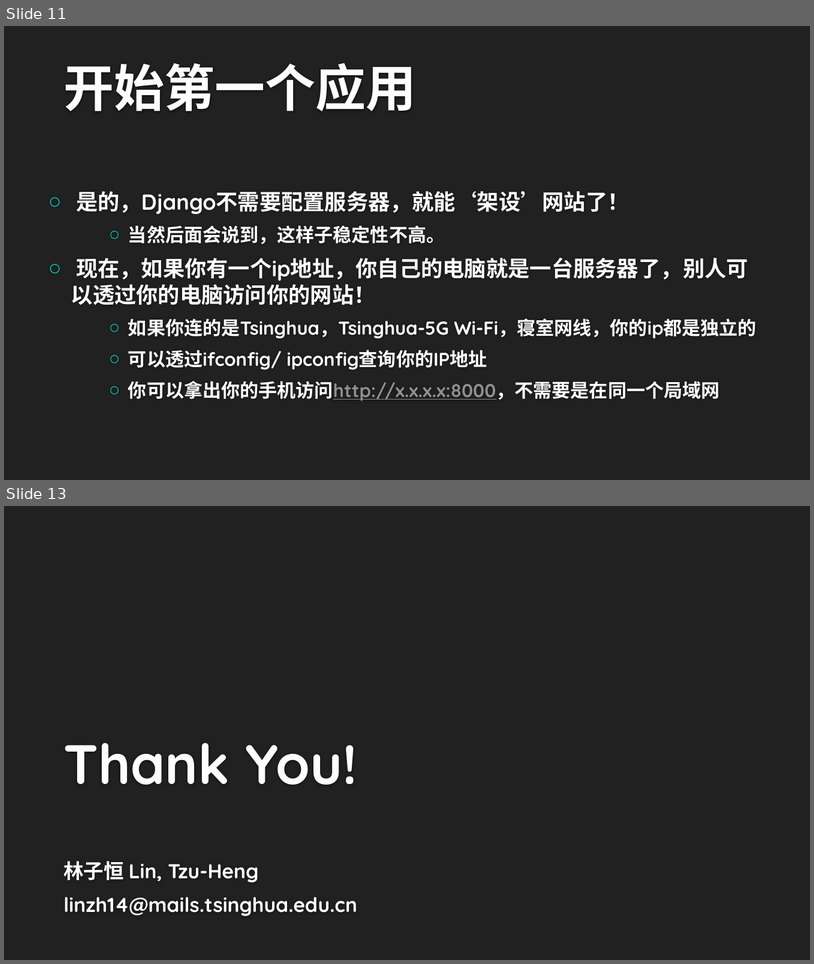
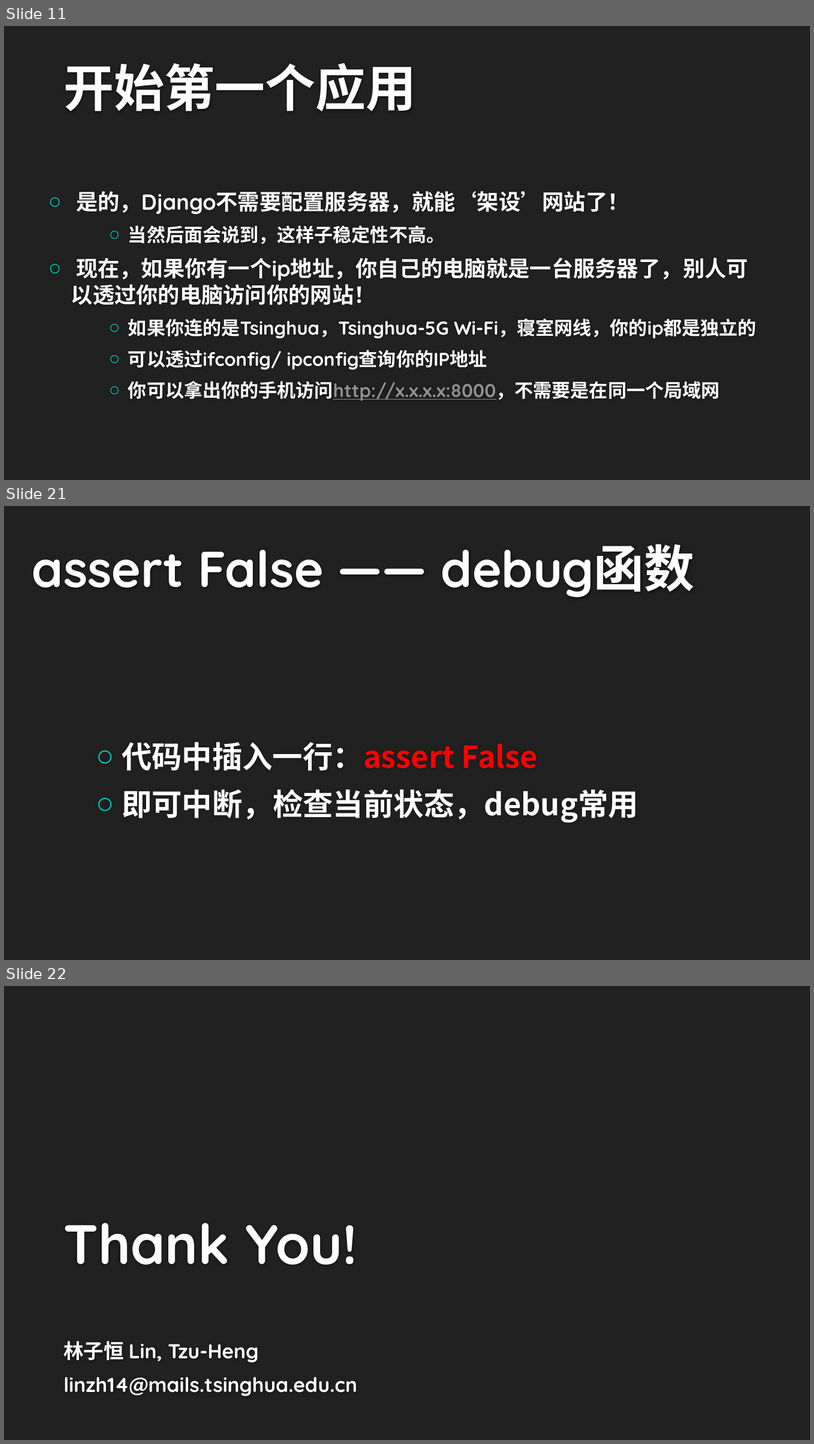
Before and after one commit to lzhbrian/Django-Lecture, a slide deck: 第一讲.pptx. Shown one above the other, each under a label of ours: slides 11 and 13 before the commit, slides 11, 21 and 22 after it; the slides between them are not shown. The pictures are 814x964 and 814x1444 pixels, drawn with LibreOffice and Linux fonts; fonts in the diff are those of the drawing; background and template pictures are left out. Boxes give left, top, right and bottom in pixels: in the first picture for what was removed or moved away, otherwise in the second. Text is boxed around its words. In the diff, an @@ line names an element or a change of style, - is before the commit and + after.

```diff
--- a/第一讲.pptx
+++ b/第一讲.pptx
@@ slide 21 added at (x1=4, y1=506, x2=810, y2=960), background #212121 @@
@@ title added at (x1=32, y1=544, x2=695, y2=597), 60 pt, text #FEFEFE, bold @@
+assert False —— debug函数
@@ text added at (x1=122, y1=742, x2=639, y2=823), 36 pt, text #FFFFFF, bold @@
+  ○ 代码中插入一行：assert False
+  ○ 即可中断，检查当前状态，debug常用
@@ what was slide 13 is now slide 22 @@
```
Also in this commit, not shown: 3 slides changed, 8 other slides added.
